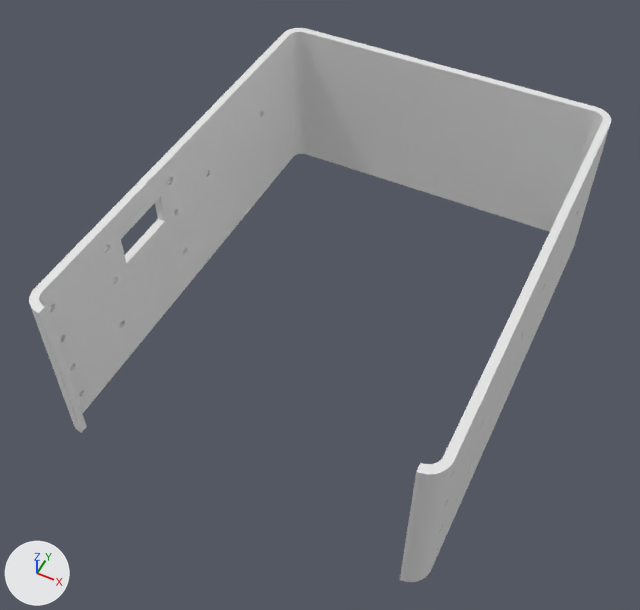
A saved change to the Blender file spaceapi-tableau.blend.
Camera for both pictures: a 50 mm camera at (60.9, -158.3, 152.2) aimed at (-1.2, -34.1, -3.1). The axes (+X, +Y, +Z) are drawn at lower left. The lights are the same throughout. The first picture is the older version.

Before the edit, the objects in view are built like this:
```python
ob_nixie = bpy.data.objects.new('nixie', me_cylinder_015)
ob_nixie.location = (0.0, 0.0, 20.0)
ob_nixie_001 = bpy.data.objects.new('nixie.001', me_cylinder_019)
ob_nixie_001.location = (-24.0, 0.0, 20.0)
ob_nixie_002 = bpy.data.objects.new('nixie.002', me_cylinder_021)
ob_nixie_002.location = (24.0, 0.0, 20.0)
ob_screw_lip = bpy.data.objects.new('screw-lip', me_cube_009)
ob_screw_lip.location = (-42.4, -3.0, 2.5)
ob_screw_lip.scale = (1.0, 40.0, 1.0)
ob_socket_applied = bpy.data.objects.new('socket-applied', me_cylinder_014)
ob_socket_applied.location = (0.0, 0.0, 1.3)
ob_socket_applied_001 = bpy.data.objects.new('socket-applied.001', me_cylinder_018)
ob_socket_applied_001.location = (-24.0, 0.0, 1.3)
ob_socket_applied_002 = bpy.data.objects.new('socket-applied.002', me_cylinder_020)
ob_socket_applied_002.location = (24.0, 0.0, 1.3)
ob_socket_bracket = bpy.data.objects.new('socket-bracket', me_cube_007)
ob_socket_bracket.location = (0.0, 0.0, -0.5)
ob_wall = bpy.data.objects.new('wall', me_cube_024)
ob_wall.location = (0.0, 0.0, 0.0)
```
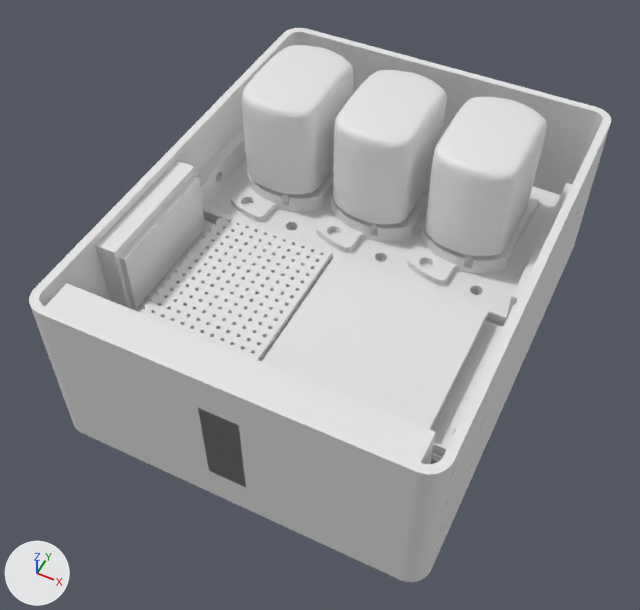
Boxes [x1, y1, x2, y2] around the edits, measured in the pictures (640 x 610 px):
'connector-face', shown: after [39, 283, 436, 580]
'voltage-converter-board', added: after [262, 254, 490, 430]
'power-distribution-board', added: after [140, 214, 332, 361]
'nixie.002', shown: after [425, 97, 547, 257]
'nixie', shown: after [333, 70, 447, 225]
'nixie.001', shown: after [242, 45, 353, 195]
'socket-bracket', shown: after [203, 160, 560, 326]
'connector-pcb', added: after [119, 176, 205, 309]
'screw-lip.005', shown: after [96, 161, 196, 309]
'pcb-frame.001', shown (mostly hidden): after [132, 220, 503, 454]
'socket-applied.002', shown: after [407, 192, 539, 285]
'socket-applied', shown: after [316, 185, 430, 253]
'screw-lip', shown: after [197, 125, 572, 317]
'socket-applied.001', shown: after [231, 169, 333, 222]
'connector', shown: after [198, 408, 245, 486]
'screw-lip.004', shown: after [453, 305, 515, 435]
'pcb-frame', shown (mostly hidden): after [431, 450, 444, 462]

Patch to the scene script:
```diff
--- a/spaceapi-tableau.blend.py
+++ b/spaceapi-tableau.blend.py
@@ ob_socket_applied @@
 ob_socket_applied.location = (0.0, 0.0, 1.3)
-ob_socket_applied.hide_set(True)  # its collection is switched off
@@ ob_socket_applied_001 @@
 ob_socket_applied_001.location = (-24.0, 0.0, 1.3)
-ob_socket_applied_001.hide_set(True)  # its collection is switched off
@@ ob_socket_applied_002 @@
 ob_socket_applied_002.location = (24.0, 0.0, 1.3)
-ob_socket_applied_002.hide_set(True)  # its collection is switched off
@@ ob_nixie @@
 _m = ob_nixie.modifiers.new('Subdivision', 'SUBSURF')
 _m.levels = 2
-ob_nixie.hide_set(True)  # its collection is switched off
@@ ob_nixie_001 @@
 _m = ob_nixie_001.modifiers.new('Subdivision', 'SUBSURF')
 _m.levels = 2
-ob_nixie_001.hide_set(True)  # its collection is switched off
@@ ob_nixie_002 @@
 _m = ob_nixie_002.modifiers.new('Subdivision', 'SUBSURF')
 _m.levels = 2
-ob_nixie_002.hide_set(True)  # its collection is switched off
@@ ob_socket_bracket @@
 _m = ob_socket_bracket.modifiers.new('Boolean.003', 'BOOLEAN')
 _m.object = ob_cable_passthrough_001
-ob_socket_bracket.hide_set(True)  # its collection is switched off
@@ ob_screw_lip @@
 _m = ob_screw_lip.modifiers.new('Mirror', 'MIRROR')
 _m.mirror_object = ob_socket_bracket
-ob_screw_lip.hide_set(True)  # its collection is switched off
@@ ob_pcb_frame @@
 _m = ob_pcb_frame.modifiers.new('Boolean', 'BOOLEAN')
 _m.operand_type = 'COLLECTION'
-ob_pcb_frame.hide_set(True)  # its collection is switched off
@@ ob_pcb_frame_001 @@
 _m = ob_pcb_frame_001.modifiers.new('Boolean', 'BOOLEAN')
 _m.operand_type = 'COLLECTION'
-ob_pcb_frame_001.hide_set(True)  # its collection is switched off
@@ ob_screw_lip_004 @@
 _m = ob_screw_lip_004.modifiers.new('Boolean.001', 'BOOLEAN')
 _m.object = ob_m2screw_011
-ob_screw_lip_004.hide_set(True)  # its collection is switched off
@@ ob_screw_lip_005 @@
 _m = ob_screw_lip_005.modifiers.new('Boolean.002', 'BOOLEAN')
 _m.object = ob_m2screw_010
-ob_screw_lip_005.hide_set(True)  # its collection is switched off
@@ ob_connector @@
 ob_connector.scale = (9.0, 9.0, 23.0)
-ob_connector.hide_set(True)  # its collection is switched off
@@ ob_connector_face @@
 _m = ob_connector_face.modifiers.new('Boolean', 'BOOLEAN')
 _m.operand_type = 'COLLECTION'
-ob_connector_face.hide_set(True)  # its collection is switched off
@@ ob_connector_pcb @@
+ob_connector_pcb = bpy.data.objects.new('connector-pcb', me_cube_049)  # a box spanning x -0.5..0.5, y -0.5..0.5, z -0.5..0.5; in mat_electronics (white #e7e7e7)
+ob_connector_pcb.location = (-37.2, -42.0, 8.8)
+ob_connector_pcb.rotation_euler = (0.0, 1.571, 0.0)  # degrees (0, 90, 0)
+ob_connector_pcb.scale = (16.0, 30.0, 1.5)
@@ ob_power_distribution_board @@
+ob_power_distribution_board = bpy.data.objects.new('power-distribution-board', me_cube_048)  # a box spanning x -0.5..0.5, y -0.5..0.5, z -0.5..0.5; in mat_electronics (white #e7e7e7); modifiers BOOLEAN, BOOLEAN
+ob_power_distribution_board.location = (-18.0, -42.0, 3.8)
+ob_power_distribution_board.scale = (30.0, 36.0, 1.5)
@@ ob_pcb_holes @@
+ob_pcb_holes = bpy.data.objects.new('pcb-holes', me_cylinder_058)  # a 6-sided cylinder along z spanning x -0.43..0.43, y -0.5..0.5, z -2.5..2.5; modifiers ARRAY, ARRAY
+ob_pcb_holes.location = (-35.37, -22.96, 4.0)
@@ ob_voltage_converter_board @@
+ob_voltage_converter_board = bpy.data.objects.new('voltage-converter-board', me_cube_045)  # a box spanning x -0.5..0.5, y -0.5..0.5, z -0.5..0.5; in mat_electronics (white #e7e7e7)
+ob_voltage_converter_board.location = (17.0, -42.0, 3.8)
+ob_voltage_converter_board.scale = (38.0, 36.0, 1.5)
```
